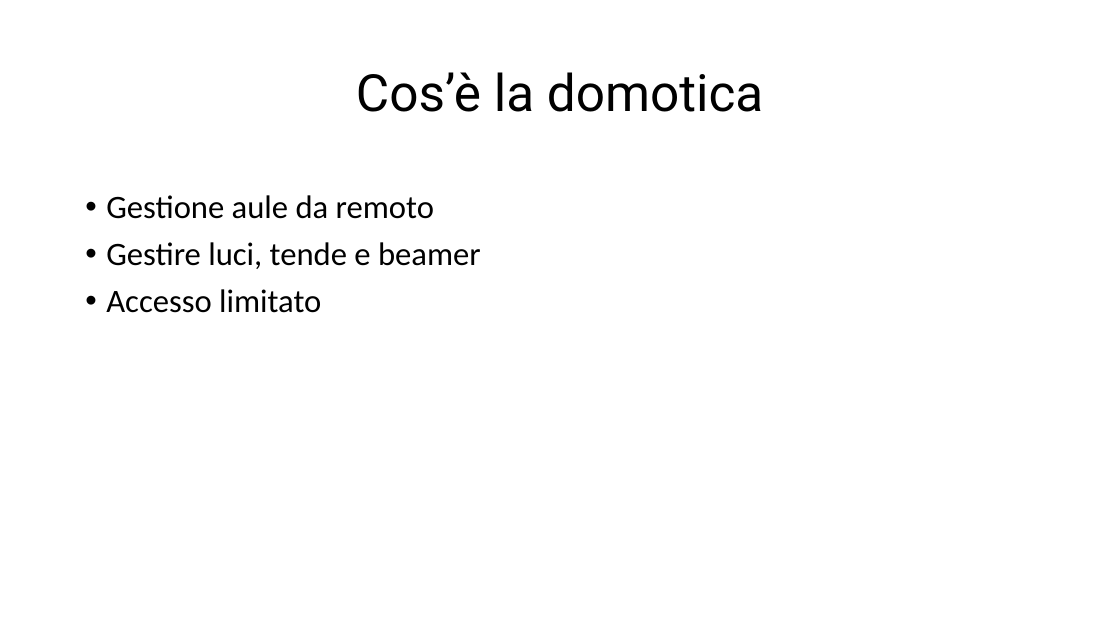
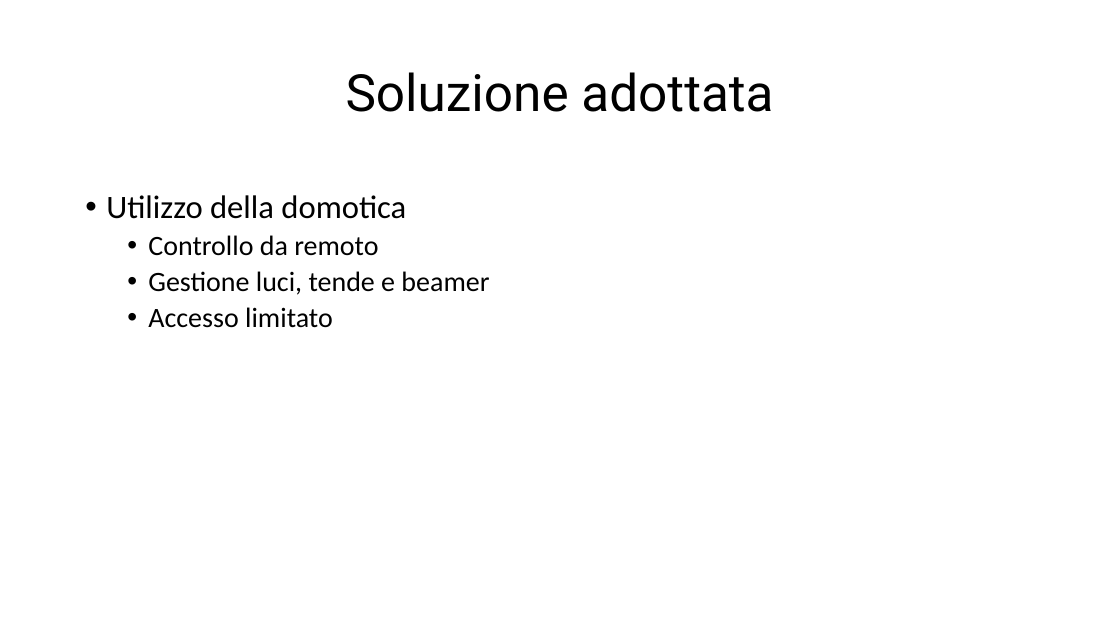
Before and after one commit to giuliobosco/domotics, a slide deck: slide 4 of consegna/Presentazione_ProgettoDomotica_Ruberto_Bosco_Gübli.pptx. Drawn at 1120x630 pixels with LibreOffice and Linux fonts; fonts in the diff are those of the drawing. Boxes give left, top, right and bottom in pixels: in the first picture for what was removed or moved away, otherwise in the second. Text is boxed around its words. In the diff, an @@ line names an element or a change of style, - is before the commit and + after.

```diff
--- a/consegna/Presentazione_ProgettoDomotica_Ruberto_Bosco_Gübli.pptx
+++ b/consegna/Presentazione_ProgettoDomotica_Ruberto_Bosco_Gübli.pptx
@@ title at (346,72,773,112): text changed @@
-Cos’è la domotica
+Soluzione adottata
@@ text at (106,195,489,295): text changed; size 28 to 24 pt @@
-• Gestione aule da remoto
-• Gestire luci, tende e beamer
+• Utilizzo della domotica
+  • Controllo da remoto
+  • Gestione luci, tende e beamer
@@ text at (148,307,333,328): size 28 to 24 pt in "Accesso limitato"; list level 1 to 2 in "Accesso limitato" @@
```
